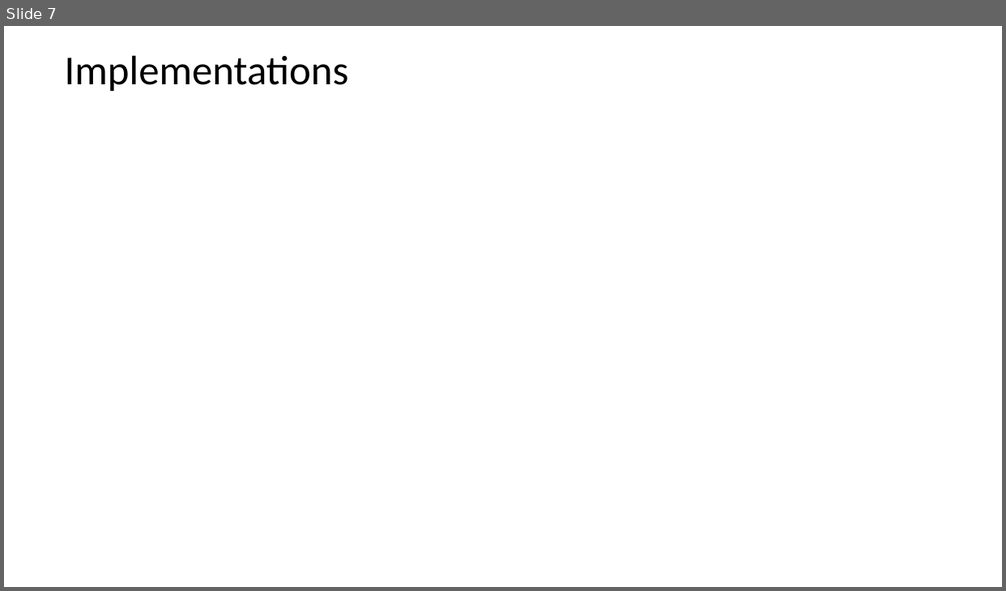
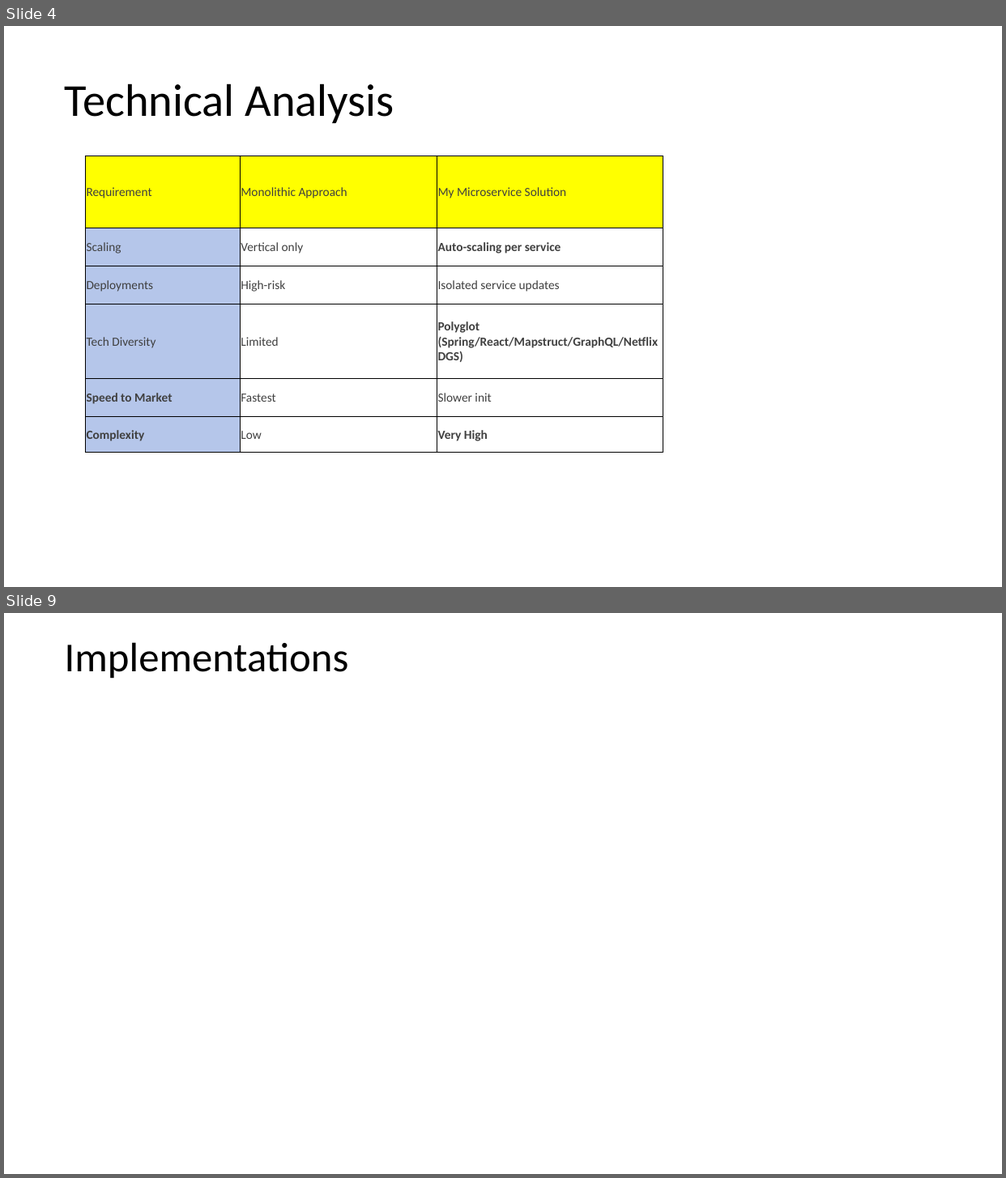
Before and after one commit to girish-thetechieguy/wealth-management-platform, a slide deck: jpm-wm-project-execution/2_Design/JPM_presentation.pptx. Shown one above the other, each under a label of ours: slide 7 before the commit, slides 4 and 9 after it; the slides between them are not shown. The pictures are 1006x591 and 1006x1178 pixels, drawn with LibreOffice and Linux fonts; fonts in the diff are those of the drawing. Boxes give left, top, right and bottom in pixels: in the first picture for what was removed or moved away, otherwise in the second. Text is boxed around its words. In the diff, an @@ line names an element or a change of style, - is before the commit and + after.

```diff
--- a/jpm-wm-project-execution/2_Design/JPM_presentation.pptx
+++ b/jpm-wm-project-execution/2_Design/JPM_presentation.pptx
@@ slide 4 added at (4,26,1002,587), background #FFFFFF @@
@@ title added at (65,84,394,123), 44 pt, text #000000 @@
+Technical Analysis
@@ table added at (85,156,663,453), 6 rows, 3 columns @@
+Requirement | Monolithic Approach | My Microservice Solution
+Scaling | Vertical only | Auto-scaling per service
+Deployments | High-risk | Isolated service updates
+Tech Diversity | Limited | Polyglot (Spring/React/Mapstruct/GraphQL/NetflixDGS)
+Speed to Market | Fastest | Slower init
+Complexity | Low | Very High
@@ what was slide 7 is now slide 9 @@
```
Also in this commit, not shown: 2 slides changed, 5 other slides added, 4 slides removed, 39 other files.
